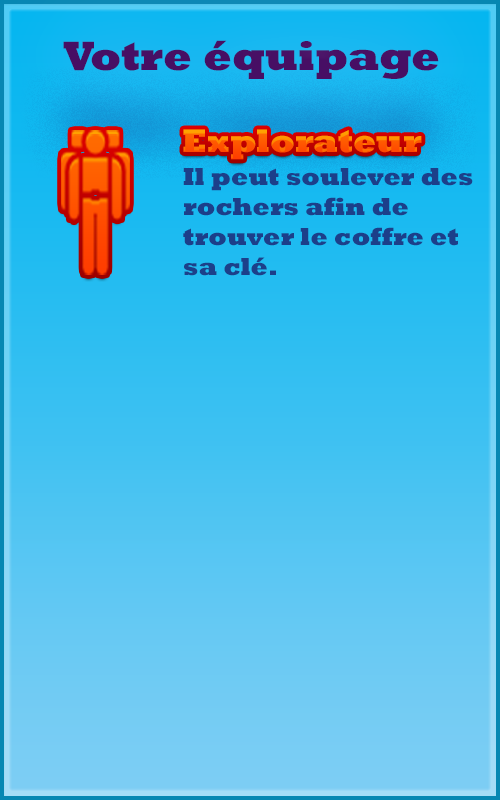
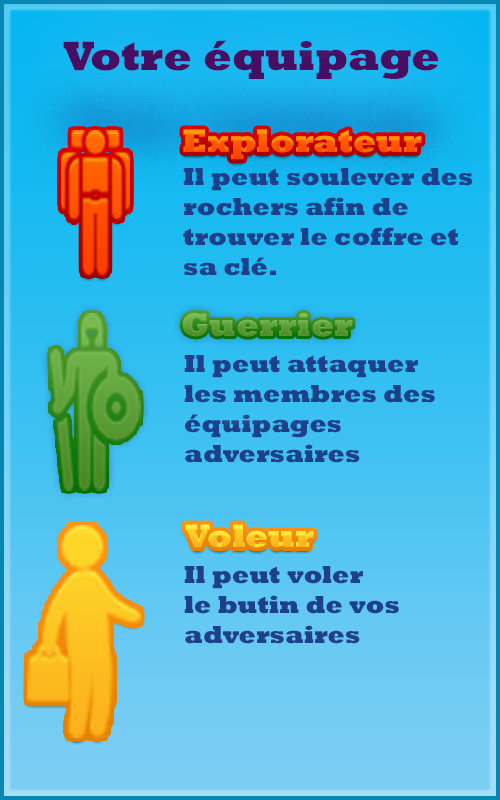
Before/after of a w=500, h=800 layered artwork. What changed in the layer stack:
added layer "Il peut voler le butin de vos adversaires" above "Voleur" over 184, 566, 399, 644
added layer "Voleur" above "people (4)" over 185, 524, 314, 548
added layer "people (4)" above "Il peut attaquer les membres des équipages adversaires" over 27, 525, 141, 738
added layer "Il peut attaquer les membres des équipages adversaires" above "Guerrier" over 184, 355, 435, 463
added layer "Guerrier" above "people (2)" over 182, 313, 353, 337
added layer "people (2)" above "Il peut soulever des rochers afin de trouver le coffre et sa" over 50, 313, 141, 491
